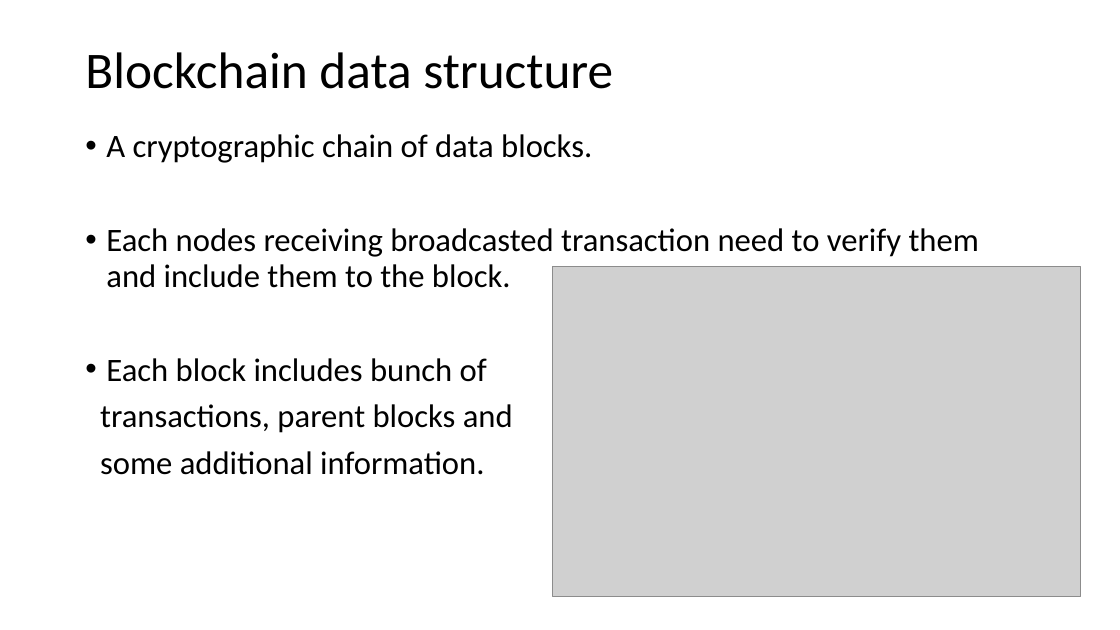
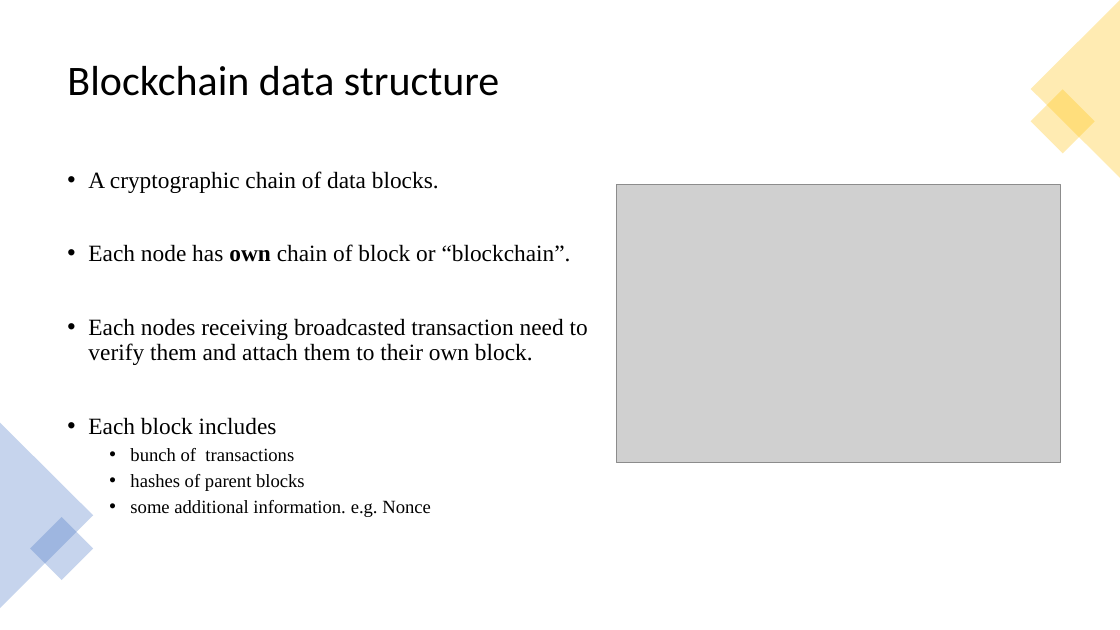
Before and after one commit to hikasenworkspace/stock_study, a slide deck: slide 13 of blockchain/bitcoin.pptx (slide 9 before the commit). Drawn at 1120x630 pixels with LibreOffice and Linux fonts; fonts in the diff are those of the drawing; grey boxes stand for pictures. Boxes give left, top, right and bottom in pixels: in the first picture for what was removed or moved away, otherwise in the second. Text is boxed around its words. In the diff, an @@ line names an element or a change of style, - is before the commit and + after.

Commit message:
complete pptx

```diff
--- a/blockchain/bitcoin.pptx
+++ b/blockchain/bitcoin.pptx
@@ title "Blockchain data structure": place and size @@
-title "Blockchain data structure" at [85,52,613,89]
+title "Blockchain data structure" at [67,66,499,96]
@@ title "Blockchain data structure" at [67,66,499,96]: size 44 to 36 pt @@
@@ triangle added at [1031,0,1120,178], fill #FFC000 at 30% opacity @@
@@ rectangle added at [1031,90,1095,154], fill #FFC000 at 30% opacity @@
@@ text "A cryptographic chain of data ...": place and size @@
-text "A cryptographic chain of data ..." at [100,134,979,475]
+text "A cryptographic chain of data ..." at [88,171,588,517]
@@ text at [88,171,439,193]: size 28 to 20 pt, font Calibri to Times New Roman in "A cryptographic chain of data blocks." @@
@@ picture: place and size @@
-picture at [552,266,1081,597]
+picture at [617,185,1061,463]
@@ text at [88,244,588,517]: text changed; size 28 to 20 pt; font Calibri to Times New Roman @@
-• Each nodes receiving broadcasted transaction need to verify them and include them to the block.
-• Each block includes bunch of
-transactions, parent blocks and
-some additional information.
+• Each node has own chain of block or “blockchain”.
+• Each nodes receiving broadcasted transaction need to verify them and attach them to their own block.
+• Each block includes
+  • bunch of transactions
+  • hashes of parent blocks
+  • some additional information. e.g. Nonce
@@ triangle added at [0,423,93,608], fill #4472C4 at 30% opacity @@
@@ rectangle added at [30,517,93,580], fill #4472C4 at 30% opacity @@
```
Also in this commit, not shown: 7 other slides changed, 4 slides added, 2 other files.
